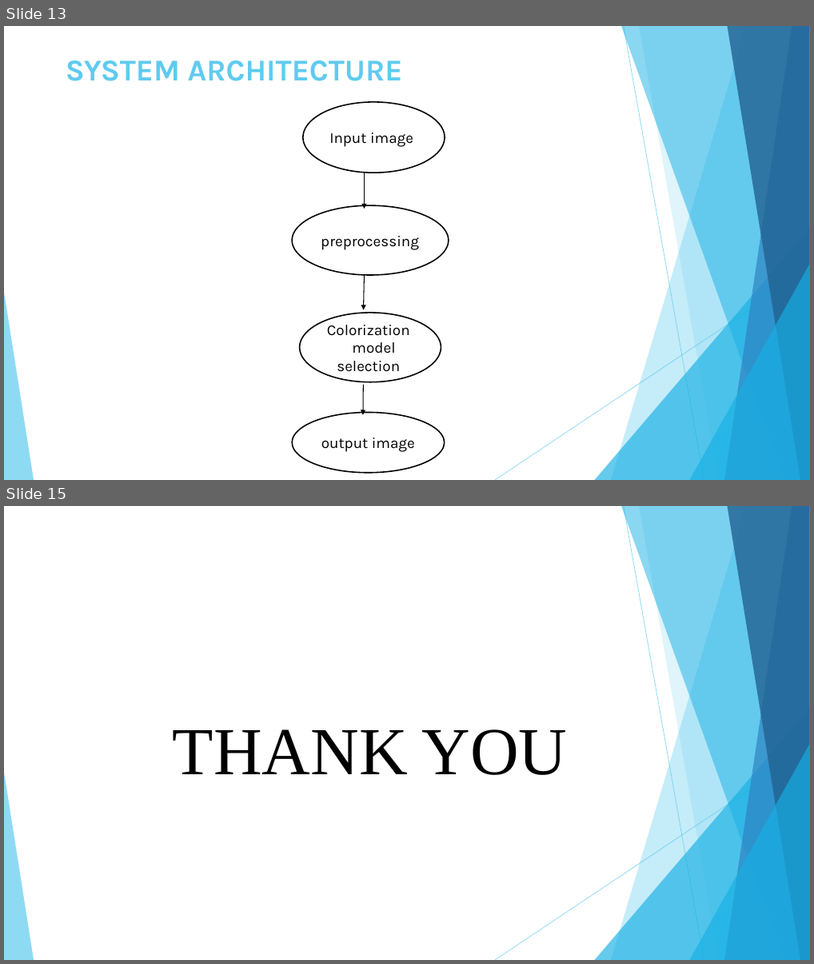
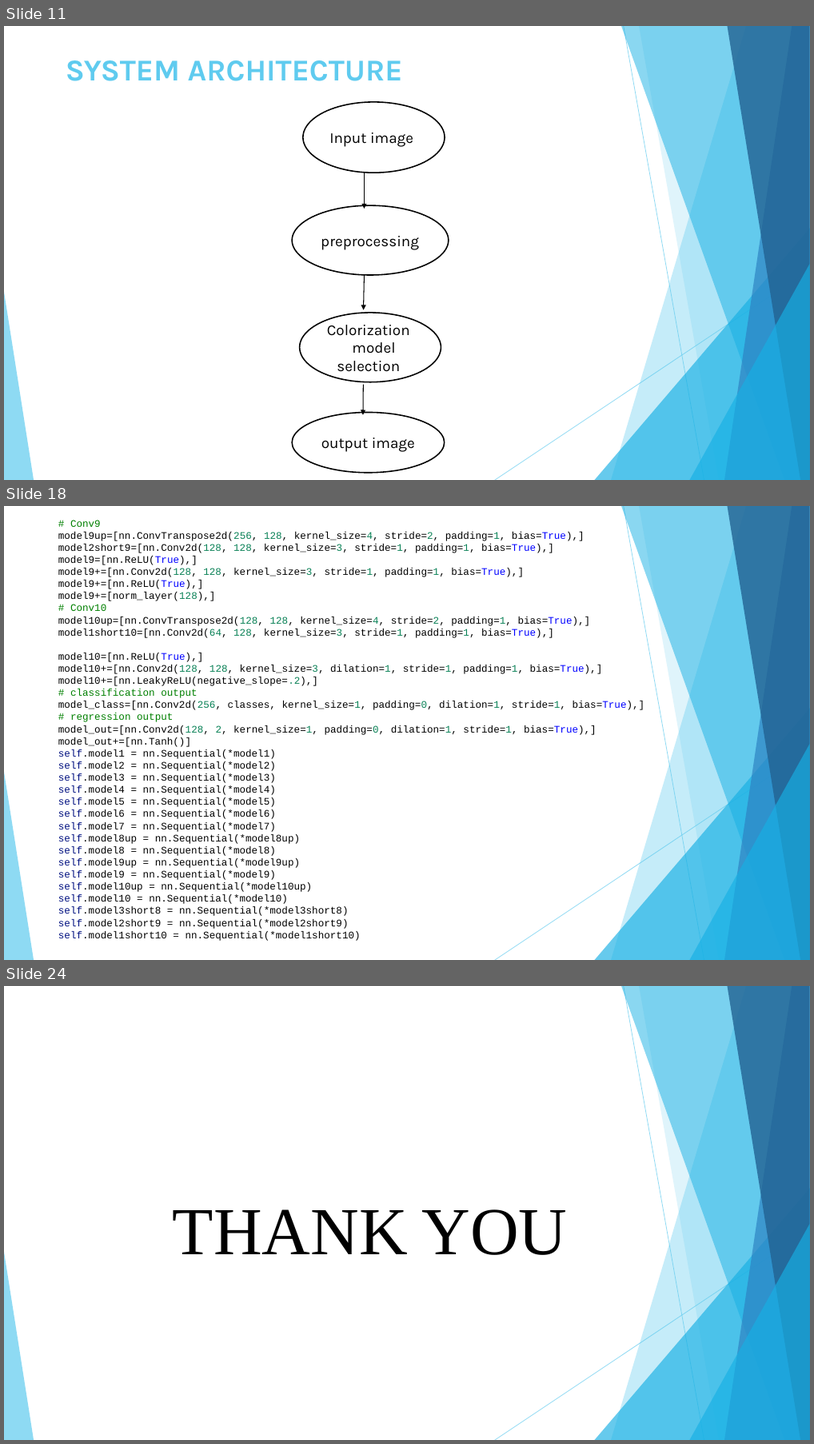
Before and after one commit to Chakrapani2122/Mini-Project, a slide deck: vividtones.pptx. Shown one above the other, each under a label of ours: slides 13 and 15 before the commit, slides 11, 18 and 24 after it; the slides between them are not shown. The pictures are 814x964 and 814x1444 pixels, drawn with LibreOffice and Linux fonts; fonts in the diff are those of the drawing. Boxes give left, top, right and bottom in pixels: in the first picture for what was removed or moved away, otherwise in the second. Text is boxed around its words. In the diff, an @@ line names an element or a change of style, - is before the commit and + after.

```diff
--- a/vividtones.pptx
+++ b/vividtones.pptx
@@ slide 18 added at (4,506,810,960), background #FFFFFF; not listed: 10 template elements that a slide beside it also shows @@
@@ text added at (58,520,646,940), 12 pt, text #000000 @@
+# Conv9
+model9up=[nn.ConvTranspose2d(256, 128, kernel_size=4, stride=2, padding=1, bias=True),]
+model2short9=[nn.Conv2d(128, 128, kernel_size=3, stride=1, padding=1, bias=True),]
+model9=[nn.ReLU(True),]
+model9+=[nn.Conv2d(128, 128, kernel_size=3, stride=1, padding=1, bias=True),]
+model9+=[nn.ReLU(True),]
+model9+=[norm_layer(128),]
+# Conv10
+model10up=[nn.ConvTranspose2d(128, 128, kernel_size=4, stride=2, padding=1, bias=True),]
+model1short10=[nn.Conv2d(64, 128, kernel_size=3, stride=1, padding=1, bias=True),]
+model10=[nn.ReLU(True),]
+model10+=[nn.Conv2d(128, 128, kernel_size=3, dilation=1, stride=1, padding=1, bias=True),]
+model10+=[nn.LeakyReLU(negative_slope=.2),]
+# classification output
+model_class=[nn.Conv2d(256, classes, kernel_size=1, padding=0, dilation=1, stride=1, bias=True),]
+# regression output
+model_out=[nn.Conv2d(128, 2, kernel_size=1, padding=0, dilation=1, stride=1, bias=True),]
+model_out+=[nn.Tanh()]
+self.model1 = nn.Sequential(*model1)
+self.model2 = nn.Sequential(*model2)
+self.model3 = nn.Sequential(*model3)
+self.model4 = nn.Sequential(*model4)
+self.model5 = nn.Sequential(*model5)
+self.model6 = nn.Sequential(*model6)
+self.model7 = nn.Sequential(*model7)
+self.model8up = nn.Sequential(*model8up)
+self.model8 = nn.Sequential(*model8)
+self.model9up = nn.Sequential(*model9up)
+self.model9 = nn.Sequential(*model9)
+self.model10up = nn.Sequential(*model10up)
+self.model10 = nn.Sequential(*model10)
+self.model3short8 = nn.Sequential(*model3short8)
+self.model2short9 = nn.Sequential(*model2short9)
+self.model1short10 = nn.Sequential(*model1short10)
@@ what was slide 13 is now slide 11 @@
@@ what was slide 15 is now slide 24 @@
```
Also in this commit, not shown: 6 slides changed, 12 other slides added, 4 slides removed, 20 other files.
